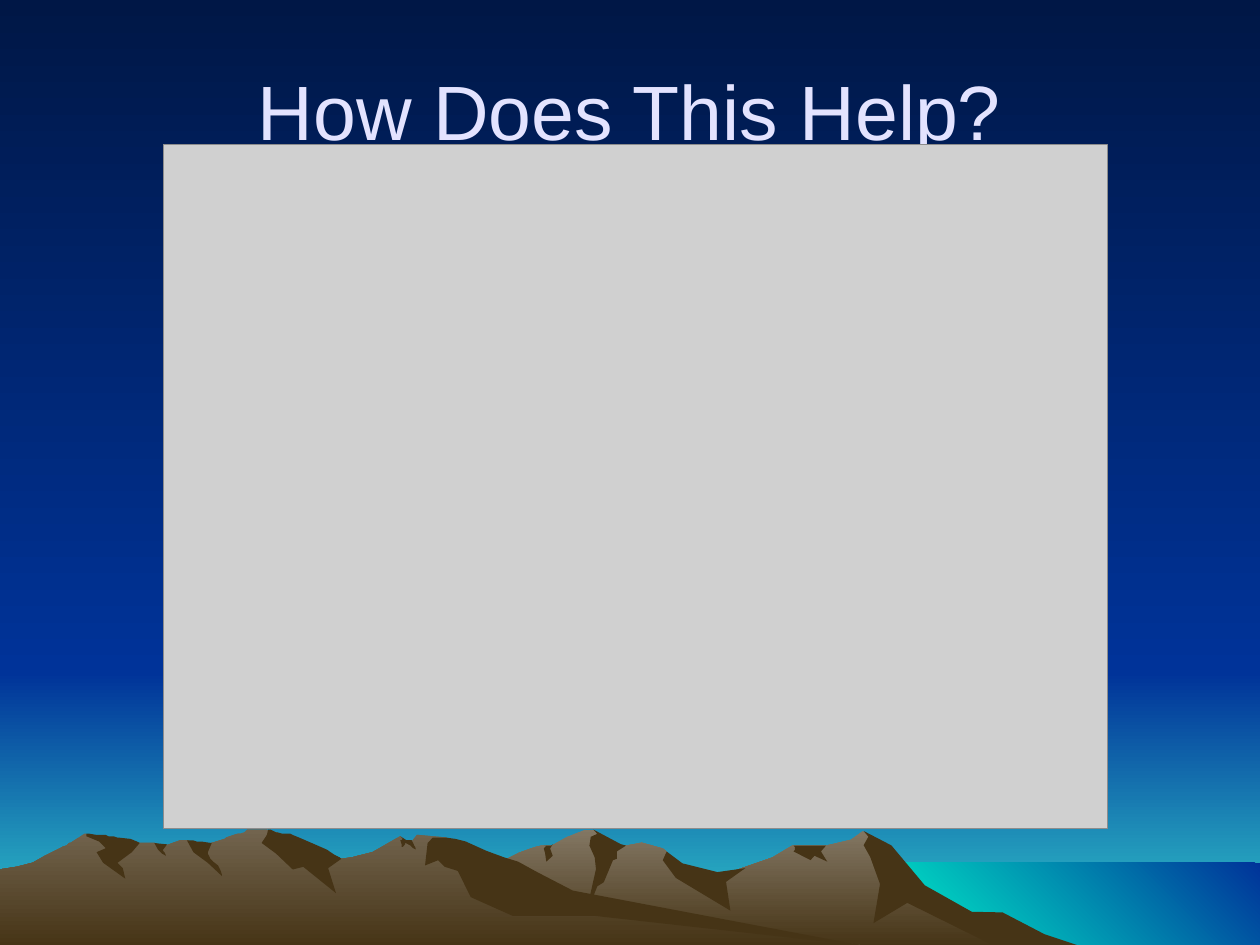
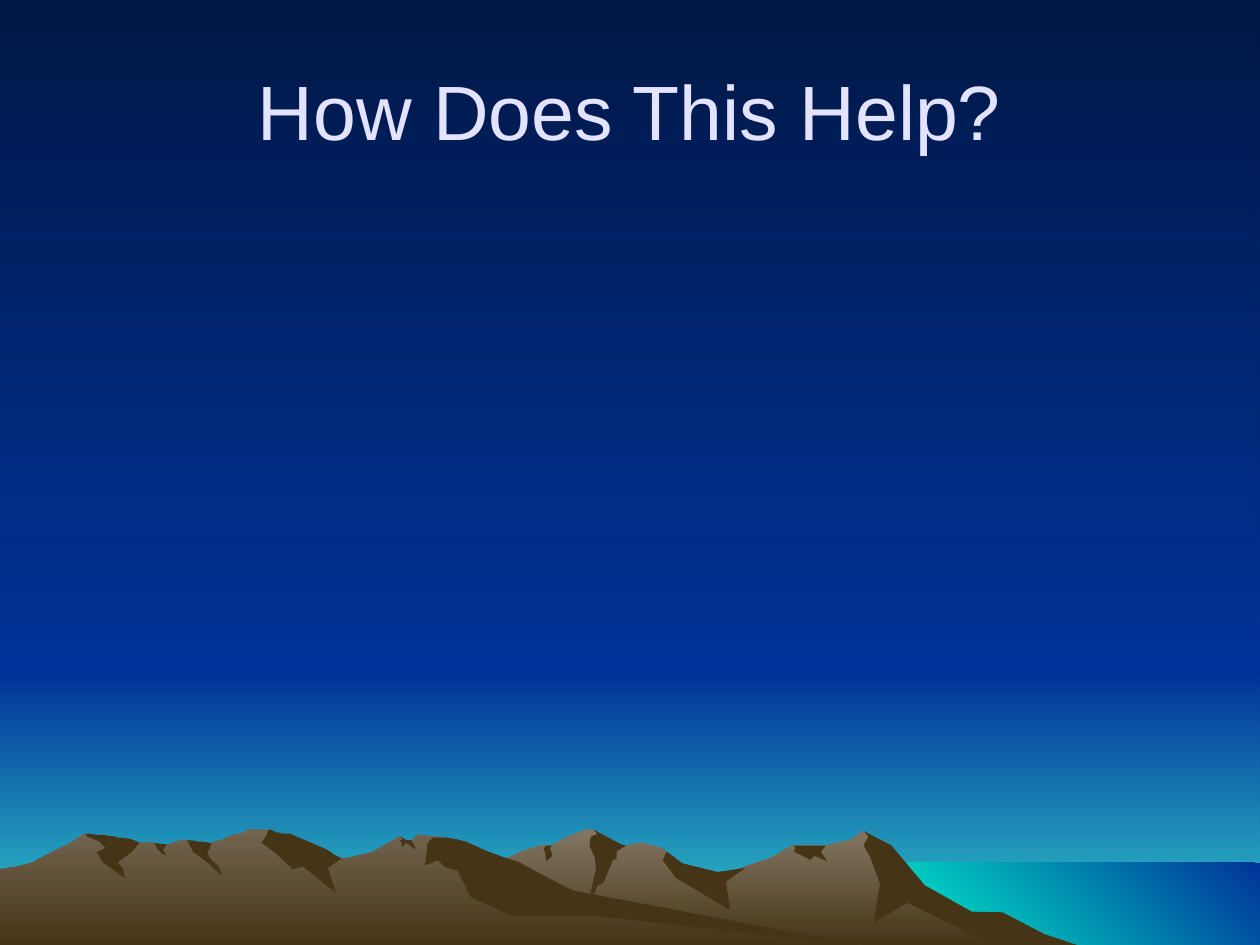
Before and after one commit to ForrestErickson/Asterisms_and_Constelations, a slide deck: slide 9 of Asterisms_and_Constelations.ppt. Drawn at 1260x945 pixels with LibreOffice and Linux fonts; fonts in the diff are those of the drawing; grey boxes stand for pictures. Boxes give left, top, right and bottom in pixels: in the first picture for what was removed or moved away, otherwise in the second. Text is boxed around its words. In the diff, an @@ line names an element or a change of style, - is before the commit and + after.

```diff
--- a/Asterisms_and_Constelations.ppt
+++ b/Asterisms_and_Constelations.ppt
@@ picture removed at [164, 145, 1108, 829] @@
@@ outline redrawn in 4 elements at [325, 829, 1033, 945], [586, 829, 626, 915], [0, 829, 869, 945], [262, 830, 341, 893] @@
```
Also in this commit, not shown: 13 other slides changed, 2 slides added, 2 slides removed.
